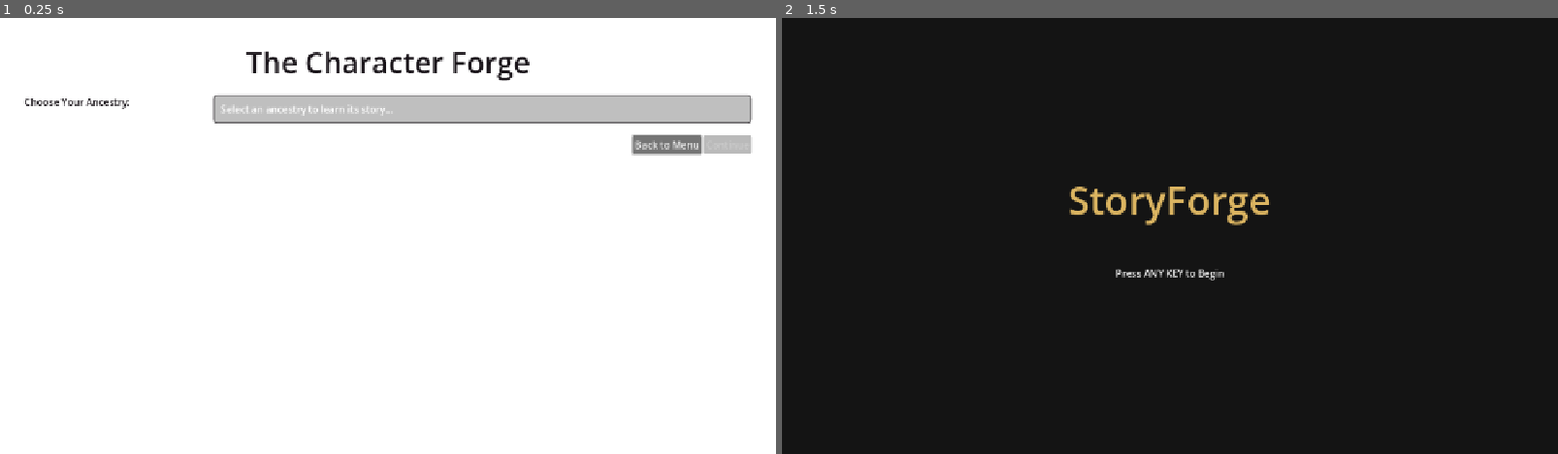
Above: before the commit, frames 1-2 (left to right).
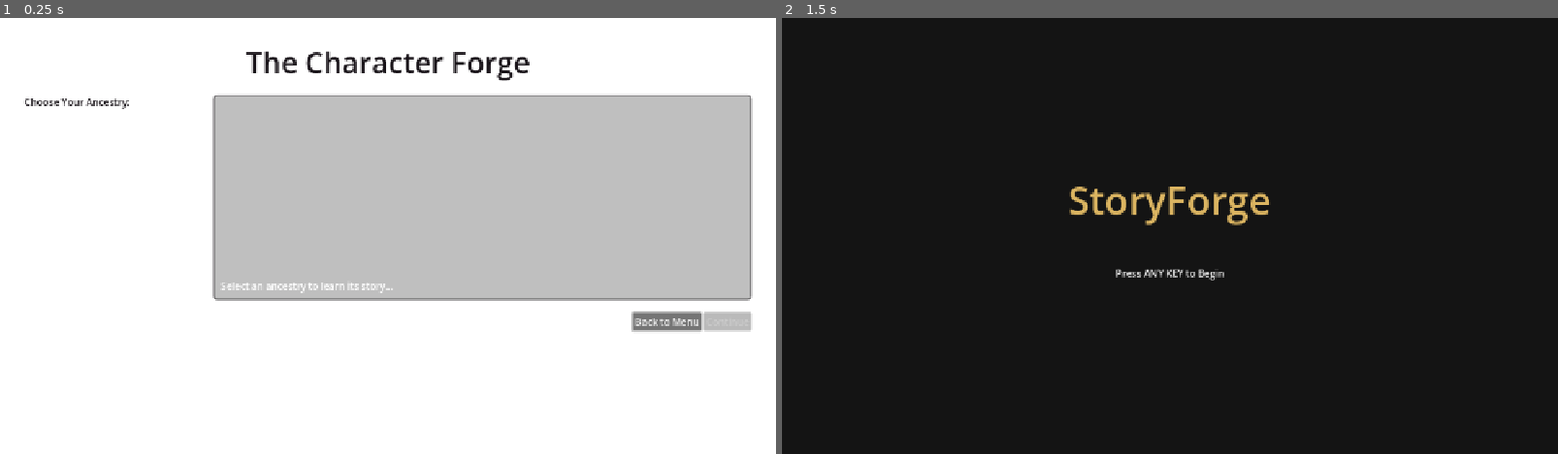
Above: after the commit, the same moments.

Repository: DaRipper91/storyforge
Game: Godot game, scene res://scenes/Creation.tscn
Two runs of this game, one before a commit and one after it. Both use one fixed random seed, a clock stepped at 60 frames per second and the inputs below. This scene is started directly instead of the project's main scene.
Inputs (mouse positions are in pixels of both pictures, inside the frame that each line leads up to):
- Up to frame 1 (0.25 s): no input
- Up to frame 2 (1.5 s): move the mouse to (1340, 214) at 0.52 s; click (1340, 214) at 0.67 s; click "Back to Menu" at 1.25 s

The runs differ from the first frame. In frame 1, 29% of the frame differs, in the area x 27-97%, y 19-72%; in frame 2, nothing differs.

Commit message:
Art: Add procedural race portraits and wire into Creation + Tabletop scenes
- Generate 35 PNG portraits (200×280) via Pillow; 12 body-type draw functions
  cover ethereal, insectoid, hulking, predator, avian, horror, arachnid,
  mechanical, plant, compact, cephalopod, and humanoid archetypes
- Creation.tscn: add PortraitRect (TextureRect) above DescriptionLabel in right panel
- CreationManager.gd: load portrait on race hover; clears on miss
- Tabletop.gd: implement spawn_miniature() as billboard Sprite3D; tween moves
  on state_updated; portrait texture sourced from same assets/characters/ pool

Co-Authored-By: Claude Sonnet 4.6 <noreply@anthropic.com>

Diff:
--- a/godot/scenes/Creation.tscn
+++ b/godot/scenes/Creation.tscn
@@ -93,7 +93,17 @@
 theme_override_constants/margin_right = 10
 theme_override_constants/margin_bottom = 10
 
-[node name="DescriptionLabel" type="RichTextLabel" parent="MarginContainer/VBoxContainer/HSplitContainer/RightPanel/MarginContainer"]
+[node name="VBoxContainer" type="VBoxContainer" parent="MarginContainer/VBoxContainer/HSplitContainer/RightPanel/MarginContainer"]
+layout_mode = 2
+theme_override_constants/separation = 12
+
+[node name="PortraitRect" type="TextureRect" parent="MarginContainer/VBoxContainer/HSplitContainer/RightPanel/MarginContainer/VBoxContainer"]
+layout_mode = 2
+custom_minimum_size = Vector2(200, 280)
+size_hint_horizontal = 4
+stretch_mode = 6
+
+[node name="DescriptionLabel" type="RichTextLabel" parent="MarginContainer/VBoxContainer/HSplitContainer/RightPanel/MarginContainer/VBoxContainer"]
 layout_mode = 2
 bbcode_enabled = true
 text = "Select an ancestry to learn its story..."
--- a/godot/scripts/CreationManager.gd
+++ b/godot/scripts/CreationManager.gd
@@ -4,7 +4,8 @@
 # Still transitions: Race -> State -> Role -> Abilities -> Name.
 
 @onready var race_list = $MarginContainer/VBoxContainer/HSplitContainer/LeftPanel/RaceList
-@onready var description_label = $MarginContainer/VBoxContainer/HSplitContainer/RightPanel/MarginContainer/DescriptionLabel
+@onready var description_label = $MarginContainer/VBoxContainer/HSplitContainer/RightPanel/MarginContainer/VBoxContainer/DescriptionLabel
+@onready var portrait_rect = $MarginContainer/VBoxContainer/HSplitContainer/RightPanel/MarginContainer/VBoxContainer/PortraitRect
 @onready var next_btn = $MarginContainer/VBoxContainer/Footer/NextBtn
 @onready var back_btn = $MarginContainer/VBoxContainer/Footer/BackBtn
 
@@ -74,6 +75,12 @@
 		"desc": flavor
 	})
 
+	var portrait_path = "res://assets/characters/" + race_id + ".png"
+	if ResourceLoader.exists(portrait_path):
+		portrait_rect.texture = load(portrait_path)
+	else:
+		portrait_rect.texture = null
+
 func _on_race_selected(race_id: String):
 	selection.race = race_id
 	next_btn.disabled = false
--- a/godot/scripts/Tabletop.gd
+++ b/godot/scripts/Tabletop.gd
@@ -1,22 +1,56 @@
 extends Node3D
-
-# This script manages the 3D Tabletop scene, subscribing to state updates
-# from the PythonClient and spawning/moving 2.5D miniatures accordingly.
 
 @onready var ground_mesh = $Ground
 @onready var camera = $Camera3D
 
+# character_id → Sprite3D node
+var _miniatures: Dictionary = {}
+
+const CELL_SIZE = 1.0
+const MINI_HEIGHT = 1.0
+
 func _ready():
-	# Connect to the Python bridge (assuming it's loaded as an autoload or parent)
 	var python_client = get_node_or_null("/root/PythonClient")
 	if python_client:
 		python_client.state_updated.connect(_on_state_updated)
 
 func _on_state_updated(new_state: Dictionary):
-	print("Tabletop received new state: ", new_state.get("phase", "unknown"))
-	# Here we will iterate over characters and NPCs, spawning or tweening them.
-	pass
+	var characters = new_state.get("characters", [])
+	for char_data in characters:
+		var cid: String = char_data.get("id", "")
+		var pos = char_data.get("position", {"x": 0, "y": 0})
+		var race_id: String = char_data.get("race", "ashenborn")
 
-# Helper to spawn a 2.5D billboard character
-func spawn_miniature(character_id: String, position: Vector2, sprite_key: String):
-	pass
+		if cid in _miniatures:
+			_move_miniature(cid, Vector2(pos.x, pos.y))
+		else:
+			spawn_miniature(cid, Vector2(pos.x, pos.y), race_id)
+
+func spawn_miniature(character_id: String, grid_pos: Vector2, race_id: String) -> Sprite3D:
+	var sprite = Sprite3D.new()
+	sprite.billboard = BaseMaterial3D.BILLBOARD_ENABLED
+	sprite.pixel_size = 0.005
+	sprite.shaded = true
+
+	var portrait_path = "res://assets/characters/" + race_id + ".png"
+	if ResourceLoader.exists(portrait_path):
+		sprite.texture = load(portrait_path)
+
+	sprite.position = Vector3(
+		grid_pos.x * CELL_SIZE,
+		MINI_HEIGHT,
+		grid_pos.y * CELL_SIZE
+	)
+
+	add_child(sprite)
+	_miniatures[character_id] = sprite
+	return sprite
+
+func _move_miniature(character_id: String, grid_pos: Vector2):
+	var sprite: Sprite3D = _miniatures[character_id]
+	var tween = create_tween()
+	tween.tween_property(sprite, "position", Vector3(
+		grid_pos.x * CELL_SIZE,
+		MINI_HEIGHT,
+		grid_pos.y * CELL_SIZE
+	), 0.3).set_trans(Tween.TRANS_SINE)
Binary file added: godot/assets/characters/ashcrown.png
Binary file added: godot/assets/characters/ashenborn.png
Binary file added: godot/assets/characters/bloodweaver.png
Binary file added: godot/assets/characters/bonedrifter.png
Binary file added: godot/assets/characters/chaosling.png
Binary file added: godot/assets/characters/cinderkin.png
Binary file added: godot/assets/characters/cinderplate.png
Binary file added: godot/assets/characters/coreborn.png
Binary file added: godot/assets/characters/deeptyrant.png
Binary file added: godot/assets/characters/dreamhusk.png
Binary file added: godot/assets/characters/duskweft.png
Binary file added: godot/assets/characters/emberpact.png
(and 24 more such lines)
